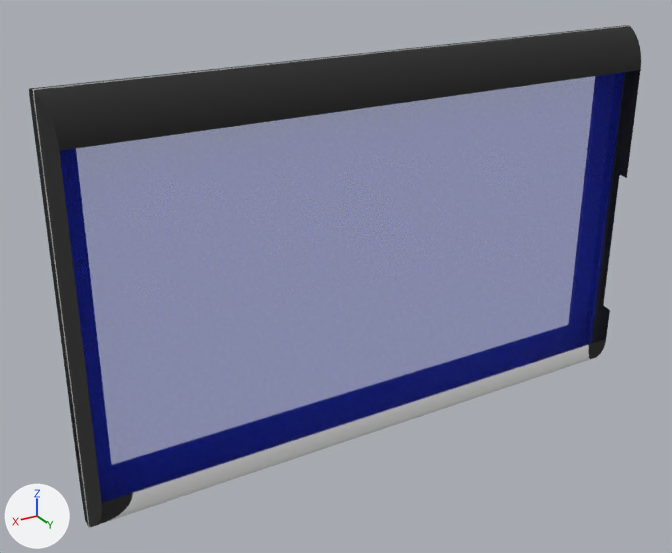
The COLLADA model ImPro/ImProApps/model/improTablet.dae, before and after one commit.
The view is the same before and after, from a 50 mm camera at (0.692, 1.039, 0.508) aimed at (0.059, -0.017, -0.02). The axes (+X, +Y, +Z) are drawn at lower left. The lights are the same throughout.

The first picture shows 'SketchUp'.
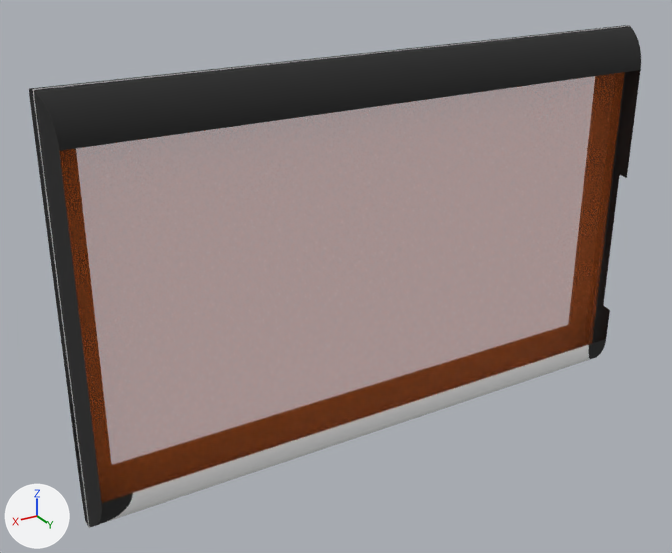
What differs and where, as boxes (x1, y1, x2, y2) in the pictures (672 x 553 px):
'SketchUp', recoloured (blue to grey): (57, 69, 628, 505) in both

Edits to the bpy script that builds the scene:
```text
Change mat_material_4:
    mat_material_4.base_color: (0.0, 0.0232, 0.888) -> (0.888, 0.175, 0.0137)  # blue #002af2 -> orange #f2741f
```
